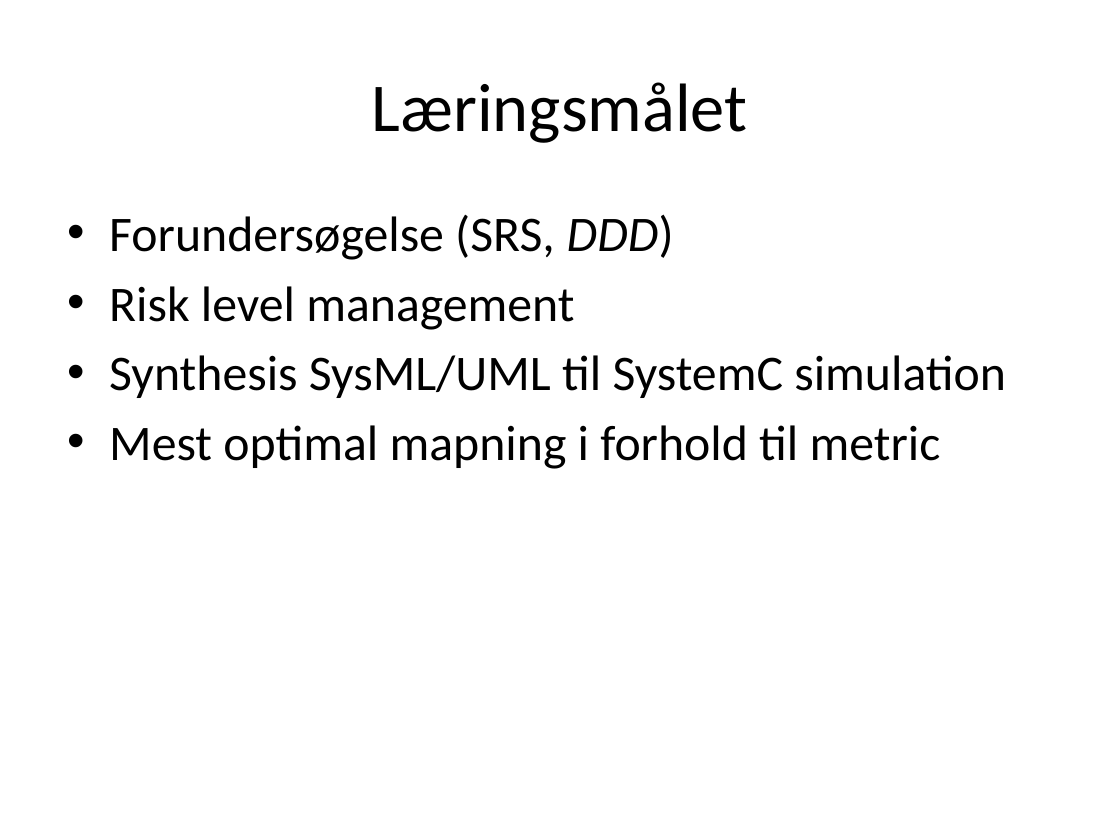
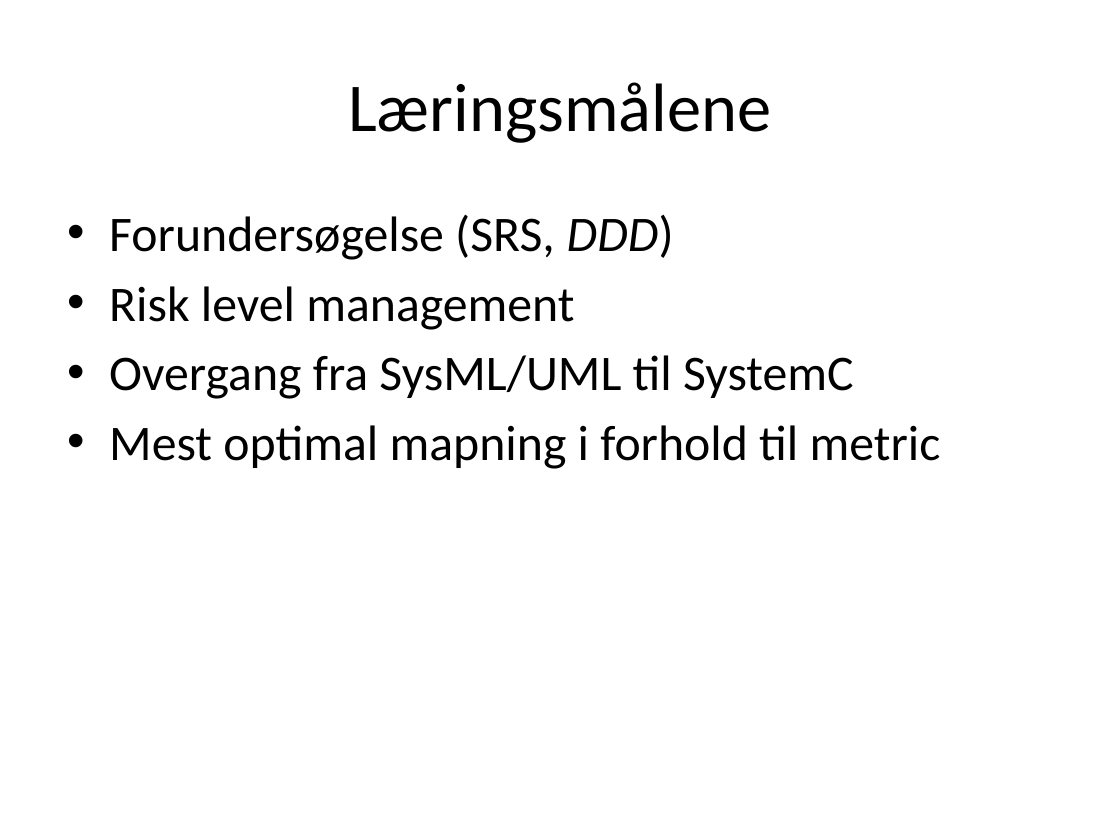
Before and after one commit to ahpoder/masterofit2009, a slide deck: slide 10 of syseng_hwco/proj/Artifact/Presentations/Presentation_11_02_11.pptx. Drawn at 1120x840 pixels with LibreOffice and Linux fonts; fonts in the diff are those of the drawing. Boxes give left, top, right and bottom in pixels: in the first picture for what was removed or moved away, otherwise in the second. Text is boxed around its words. In the diff, an @@ line names an element or a change of style, - is before the commit and + after.

```diff
--- a/syseng_hwco/proj/Artifact/Presentations/Presentation_11_02_11.pptx
+++ b/syseng_hwco/proj/Artifact/Presentations/Presentation_11_02_11.pptx
@@ title at [348,82,771,143]: text changed @@
-Læringsmålet
+Læringsmålene
@@ text at [109,355,854,399]: text changed @@
-• Synthesis SysML/UML til SystemC simulation
+• Overgang fra SysML/UML til SystemC
```
Also in this commit, not shown: 1 other slide changed.
